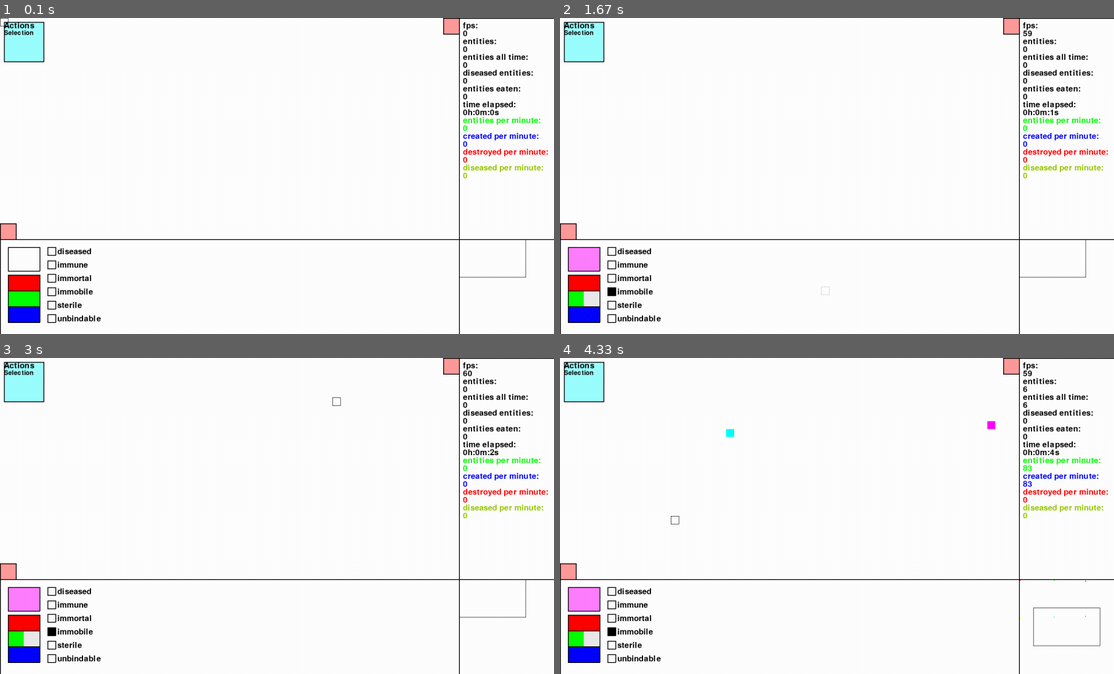
Above: before the commit, frames 1-4 (two rows, left to right).
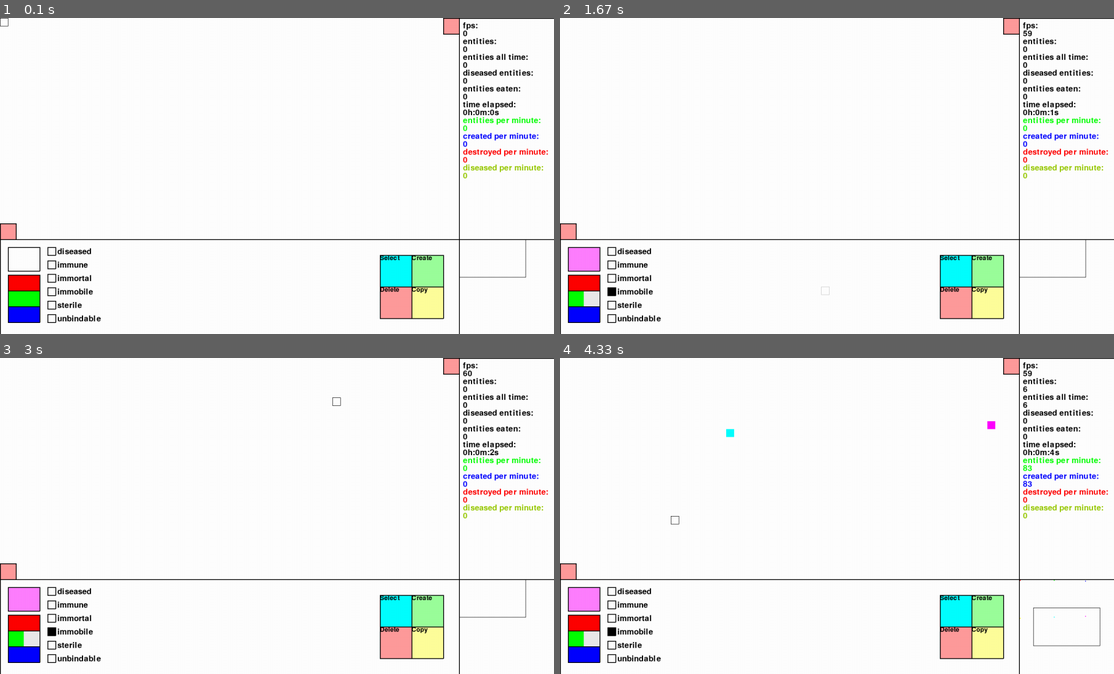
Above: after the commit, the same moments.

Repository: sbwhitt/pygame-life-simulation
Game: pygame game, started from main.py
The game is run twice, just before and just after one commit, with the same random seed, the same clock (stepped at 60 frames per second) and the same inputs.
Inputs (mouse positions are in pixels of both pictures, inside the frame that each line leads up to):
- Up to frame 1 (0.1 s): no input
- Up to frame 2 (1.67 s): press the mouse at (953, 270) at 0.37 s; move the mouse to (886, 179) at 0.47 s; release the mouse at (814, 90) at 0.6 s; tap Enter at 0.67 s; press the mouse at (609, 289) at 1.03 s; move the mouse to (825, 273) at 1.13 s; release the mouse at (1047, 258) at 1.27 s; press the mouse at (582, 299) at 1.37 s; move the mouse to (704, 296) at 1.47 s; release the mouse at (825, 289) at 1.6 s
- Up to frame 3 (3 s): press the mouse at (22, 639) at 1.7 s; move the mouse to (94, 528) at 1.8 s; release the mouse at (171, 418) at 1.93 s; click (5, 572) at 2.05 s; click (5, 664) at 2.38 s; click (332, 399) at 2.72 s
- Up to frame 4 (4.33 s): click (681, 538) at 3.05 s; tap E at 3.33 s; click (1064, 626) at 3.72 s; click (670, 519) at 4.05 s

The runs differ from the first frame. In frame 1, 3.3% of the frame differs, in the area x 0-81%, y 1-96%; in frame 2, 3.3%; in frame 3, 3.3%; in frame 4, 3.3%.

Commit message:
rename action menu and move to bottom panel

Diff:
--- a/src/app.py
+++ b/src/app.py
@@ -12,7 +12,6 @@
 from src.interface.panels.side_panel import SidePanel
 from src.interface.panels.bottom_panel import BottomPanel
 from src.utils.interface_map import InterfaceMap
-from src.interface.components.picker_menu import PickerMenu
 
 '''
 x == width == rect.left
@@ -37,7 +36,6 @@
         self.metrics = Metrics()
         self.side_panel = SidePanel(self.window)
         self.bottom_panel = BottomPanel()
-        self.picker = PickerMenu((0, 0))
 
     def on_init(self) -> None:
         pygame.event.set_allowed([pygame.QUIT, pygame.KEYDOWN, pygame.KEYUP, pygame.MOUSEBUTTONDOWN])
@@ -80,7 +78,6 @@
         self.mouse.render_cursor(self.screen, self.i_map.active)
         self.side_panel.render(self.screen, self.e_man.entities)
         self.bottom_panel.render(self.screen)
-        self.picker.render(self.screen)
         pygame.display.flip()
 
     def on_cleanup(self) -> None:
@@ -117,18 +114,18 @@
         self.metrics.create_tracker("eaten")
 
     def _init_interface_map(self) -> None:
-        # adding action picker menu
-        self.i_map.add_element(self.picker)
-        for o in self.picker.options:
-            self.i_map.add_element(o)
         # adding side panel toggle button
         self.i_map.add_element(self.side_panel.panel_button)
         # adding bottom panel elements
         self.i_map.add_element(self.bottom_panel.panel_button)
         for o in self.bottom_panel.color_picker.options:
             self.i_map.add_element(o)
+        # adding bottom panel entity attribute choices
         for c in self.bottom_panel.choosers:
             self.i_map.add_element(c)
+        # adding action picker menu options
+        for a in self.bottom_panel.actions.options:
+            self.i_map.add_element(a)
         # adding minimap
         self.i_map.add_element(self.side_panel.minimap)
 
@@ -161,7 +158,6 @@
         # left click is 1 here but 0 elsewhere
         # single left click
         if self.i_map.active and button-1 == settings.LEFT_CLICK:
-            self.picker.handle_click(settings.LEFT_CLICK)
             self.side_panel.handle_click(settings.LEFT_CLICK)
             self.bottom_panel.handle_click(settings.LEFT_CLICK)
         # scroll wheel in
@@ -184,7 +180,7 @@
             self.mouse.drag(settings.LEFT_CLICK)
         elif self.mouse.dragging[settings.LEFT_CLICK]:
             shift = (pygame.K_LSHIFT in self.keys or pygame.K_RIGHT in self.keys)
-            self.mouse.execute_left_click(self.picker.selected_option,
+            self.mouse.execute_left_click(self.bottom_panel.actions.selected_option,
                                           self.e_man,
                                           self.bottom_panel.get_attributes(),
                                           shift)
--- /dev/null
+++ b/src/interface/components/action_menu.py
@@ -0,0 +1,84 @@
+import pygame
+import src.utils.utils as utils
+import static.colors as colors
+import static.settings as settings
+from src.interface.text import Text
+from src.interface.interface_element import InterfaceElement
+from src.styles.styles import ActionMenuOptionStyle
+from src.styles.styles import ActionMenuStyle
+
+
+class ActionMenuOption(InterfaceElement):
+    def __init__(self, option: str, pos: tuple, color: pygame.color):
+        style = ActionMenuOptionStyle()
+        style.COLOR = color
+        InterfaceElement.__init__(self, style, pos)
+        self.option = option
+        self.selected = False
+        self.text = Text(settings.FONT_SIZE_SMALLER)
+
+    def render(self, screen: pygame.Surface) -> None:
+        if self.hovering() or self.selected:
+            self.render_hover(screen)
+        else:
+            self.render_transparent(screen)
+            self.render_border(screen)
+        self._render_option_text(screen)
+
+    # helpers
+
+    def _render_option_text(self, screen: pygame.Surface) -> None:
+        self.text.render(screen, self.option, self.pos)
+
+
+# TODO: make this look better
+class ActionMenu(InterfaceElement):
+    def __init__(self, pos: tuple):
+        style = ActionMenuStyle()
+        pos = utils.subtract_twoples(pos, (style.WIDTH, 0))
+        InterfaceElement.__init__(self, style, pos)
+        self.positions = [(0, 0), (1, 0), (0, 1), (1, 1)]
+        self.options = self._build_options()
+        self.selected_option = None if len(self.options) < 1 else self.options[0]
+        self._pick_option(self.selected_option)
+
+    def render(self, screen: pygame.Surface) -> None:
+        self._render_menu_options(screen)
+
+    def handle_click(self, button: int) -> None:
+        if button == settings.LEFT_CLICK:
+            o: ActionMenuOption
+            for o in self.options:
+                if o.hovering():
+                    self._pick_option(o)
+
+    # helpers
+
+    def _render_menu_options(self, screen: pygame.Surface) -> None:
+        o: ActionMenuOption
+        for o in self.options:
+            o.render(screen)
+
+    def _build_options(self) -> list[ActionMenuOption]:
+        ops = []
+        for k, v in settings.ACTION_MENU_OPTIONS.items():
+            if v == "Select":
+                ops.append(self._build_option(v, k, colors.CYAN))
+            if v == "Create":
+                ops.append(self._build_option(v, k, colors.GREEN))
+            if v == "Delete":
+                ops.append(self._build_option(v, k, colors.RED))
+            if v == "Copy":
+                ops.append(self._build_option(v, k, colors.YELLOW))
+        return ops
+
+    def _build_option(self, option: str, offset: int, color: pygame.Color) -> ActionMenuOption:
+        print(self.positions)
+        p_off = utils.multiply_twoples(self.positions[offset], (ActionMenuOptionStyle.WIDTH, ActionMenuOptionStyle.HEIGHT))
+        p_adj = utils.add_twoples(self.pos, p_off)
+        return ActionMenuOption(option, p_adj, color)
+
+    def _pick_option(self, option: ActionMenuOption) -> None:
+        self.selected_option.selected = False
+        self.selected_option = option
+        option.selected = True
--- a/src/interface/components/picker_menu.py
+++ /dev/null
@@ -1,120 +0,0 @@
-import pygame
-import src.utils.utils as utils
-import static.colors as colors
-import static.settings as settings
-from src.interface.text import Text
-from src.interface.interface_element import InterfaceElement
-from src.styles.styles import PickerMenuOptionStyle
-from src.styles.styles import PickerMenuStyle
-
-
-class PickerMenuOption(InterfaceElement):
-    def __init__(self, option: str, pos: tuple, color: pygame.color):
-        style = PickerMenuOptionStyle()
-        style.COLOR = color
-        InterfaceElement.__init__(self, style, pos)
-        self.option = option
-        self.hidden = True
-        self.selected = False
-        self.text = Text(settings.FONT_SIZE_SMALLER)
-
-    def render(self, screen: pygame.Surface) -> None:
-        if self.hovering():
-            self.render_hover(screen)
-        else:
-            self.render_transparent(screen)
-            self.render_border(screen)
-        self._render_option_text(screen)
-
-    # helpers
-
-    def _render_option_text(self, screen: pygame.Surface) -> None:
-        self.text.render(screen, self.option, self.pos)
-
-
-# TODO: make this look better
-class PickerMenu(InterfaceElement):
-    def __init__(self, pos: tuple):
-        InterfaceElement.__init__(self, PickerMenuStyle(), pos)
-        self.menu_open = False
-        self.options = self._build_options([settings.ACTION_MENU_OPTIONS[0],
-                             settings.ACTION_MENU_OPTIONS[1],
-                             settings.ACTION_MENU_OPTIONS[2]])
-        self.selected_option = None if len(self.options) < 1 else self.options[0]
-        self.title_text = Text(settings.FONT_SIZE)
-        self.action_text = Text(settings.FONT_SIZE_SMALLER)
-
-    def render(self, screen: pygame.Surface) -> None:
-        self.style.COLOR = self.selected_option.style.COLOR
-        if self.hovering() or self.menu_open:
-            self.render_hover(screen)
-        else:
-            self.render_transparent(screen)
-            self.render_border(screen)
-        self._render_menu_text(screen)
-        if self.menu_open:
-            self._render_menu_options(screen)
-
-    def handle_click(self, button: int) -> None:
-        # left click picker menu
-            if self._contains_click(button):
-                if not self.menu_open: self.open_menu()
-                else: self.close_menu()
-            # left click picker menu option
-            elif self.menu_open and self._contains_option_click(button):
-                self.close_menu()
-
-    def open_menu(self) -> None:
-        self.menu_open = True
-        o: PickerMenuOption
-        for o in self.options: o.hidden = False
-
-    def close_menu(self) -> None:
-        self.menu_open = False
-        o: PickerMenuOption
-        for o in self.options: o.hidden = True
-
-    # helpers
-
-    def _contains_click(self, button: int) -> bool:
-        if button == settings.LEFT_CLICK:
-            return self.hovering()
-
-    def _contains_option_click(self, button: int) -> bool:
-        if button == settings.LEFT_CLICK:
-            o: PickerMenuOption
-            for o in self.options:
-                if o.hovering():
-                    self._pick_option(o)
-                    return True
-        return False
-
-    def _render_menu_options(self, screen: pygame.Surface) -> None:
-        if not self.menu_open:
-            return
-        o: PickerMenuOption
-        for o in self.options:
-            o.render(screen)
-
-    def _render_menu_text(self, screen: pygame.Surface) -> None:
-        self.title_text.render(screen, "Actions", self.pos)
-        self.action_text.render(screen, self.selected_option.option, utils.add_twoples(self.pos, (0, settings.FONT_SIZE)))
-
-    def _build_options(self, options: list[str]) -> list[PickerMenuOption]:
-        ops = []
-        for i in range(len(options)):
-            if settings.ACTION_MENU_OPTIONS[i] == "Selection":
-                ops.append(self._build_option(options[i], i, colors.CYAN))
-            if settings.ACTION_MENU_OPTIONS[i] == "Creation":
-                ops.append(self._build_option(options[i], i, colors.GREEN))
-            if settings.ACTION_MENU_OPTIONS[i] == "Deletion":
-                ops.append(self._build_option(options[i], i, colors.RED))
-        return ops
-
-    def _build_option(self, option: str, offset: int, color: pygame.Color) -> PickerMenuOption:
-        y_off = self.style.HEIGHT + (self.style.WIDTH*offset)
-        p_adj = utils.add_twoples(self.pos, (0, y_off))
-        return PickerMenuOption(option, p_adj, color)
-
-    def _pick_option(self, option: PickerMenuOption) -> None:
-        self.selected_option = option
--- a/src/interface/mouse.py
+++ b/src/interface/mouse.py
@@ -6,7 +6,7 @@
 from src.styles.styles import MouseCursorStyle
 from src.entities.entity_manager import EntityManager
 from src.interface.window import Window
-from src.interface.components.picker_menu import PickerMenuOption
+from src.interface.components.action_menu import ActionMenuOption
 
 
 class Cursor(InterfaceElement):
@@ -65,7 +65,7 @@
         elif button == settings.RIGHT_CLICK:
             self.window.move(self._get_drag_dir(settings.RIGHT_CLICK))
 
-    def execute_left_click(self, menu_option: PickerMenuOption, e_man: EntityManager, atts: dict, shift: bool=False) -> None:
+    def execute_left_click(self, menu_option: ActionMenuOption, e_man: EntityManager, atts: dict, shift: bool=False) -> None:
         # selection
         if menu_option.option == settings.ACTION_MENU_OPTIONS[0]:
             self.select(e_man, shift)
--- a/src/interface/panels/bottom_panel.py
+++ b/src/interface/panels/bottom_panel.py
@@ -10,6 +10,7 @@
 from src.interface.text import Text
 from src.interface.components.chooser import Chooser
 from src.styles.styles import ChooserStyle
+from src.interface.components.action_menu import ActionMenu
 
 
 class BottomPanel(InterfaceElement):
@@ -22,6 +23,7 @@
         self.color_picker = ColorPicker(self.pos)
         self.text = Text(font_size=settings.FONT_SIZE)
         self.choosers = self._build_choosers()
+        self.actions = ActionMenu(utils.add_twoples(self.pos, (self.style.WIDTH, 0)))
 
     def render(self, screen: pygame.Surface) -> None:
         if self.panel_open:
@@ -30,6 +32,7 @@
             self.color_picker.render(screen)
             for c in self.choosers:
                 c.render(screen)
+            self.actions.render(screen)
         self.panel_button.render(screen, self.panel_open)
 
     def handle_click(self, button: int) -> None:
@@ -38,7 +41,10 @@
                 self.toggle_panel()
         self.color_picker.handle_click(button)
         for c in self.choosers:
-            c.handle_click(button)
+            if button == settings.LEFT_CLICK and c.hovering():
+                c.handle_click(settings.LEFT_CLICK)
+        if button == settings.LEFT_CLICK and self.actions.hovering():
+            self.actions.handle_click(settings.LEFT_CLICK)
 
     def toggle_panel(self) -> None:
         self.panel_open = not self.panel_open
@@ -46,10 +52,12 @@
             self.panel_button.pos = utils.subtract_twoples(self.pos, (0, PanelButtonStyle.HEIGHT))
             self.color_picker.toggle_hide()
             self._toggle_hide_choosers()
+            self._toggle_hide_actions()
         else:
             self.panel_button.pos = (0, settings.WINDOW_HEIGHT-self.panel_button.style.HEIGHT)
             self.color_picker.toggle_hide()
             self._toggle_hide_choosers()
+            self._toggle_hide_actions()
 
     def get_attributes(self) -> dict:
         atts = {}
@@ -64,6 +72,10 @@
         for c in self.choosers:
             c.hidden = not c.hidden
 
+    def _toggle_hide_actions(self) -> None:
+        for a in self.actions.options:
+            a.hidden = not a.hidden
+
     def _build_choosers(self) -> list[Chooser]:
         c = []
         for k, v in settings.CHOOSER_OPTIONS.items():
--- a/src/styles/styles.py
+++ b/src/styles/styles.py
@@ -21,18 +21,15 @@
     ALPHA = 0
 
 @dataclass
-class PickerMenuOptionStyle(Style):
+class ActionMenuOptionStyle(Style):
     WIDTH = 80
     HEIGHT = 80
-    COLOR = colors.RED
-    MARGIN = (10, 10)
+    MARGIN = (40, 40)
 
 @dataclass
-class PickerMenuStyle(Style):
-    WIDTH = 100
-    HEIGHT = 100
-    COLOR = colors.GRAY
-    MARGIN = (10, 10)
+class ActionMenuStyle(Style):
+    WIDTH = 240
+    HEIGHT = 240
 
 @dataclass
 class ColorPickerStyle(Style):
--- a/src/utils/utils.py
+++ b/src/utils/utils.py
@@ -10,6 +10,10 @@
 def subtract_twoples(t1: tuple, t2: tuple) -> tuple:
     '''Returns difference of two element tuples'''
     return (t1[0] - t2[0], t1[1] - t2[1]) if len(t1) == len(t2) == 2 else None
+
+def multiply_twoples(t1: tuple, t2: tuple) -> tuple:
+    '''Returns product of two element tuples ( ex. (x1, x2) * (y1, y2) = (x1*y1, y1*y2) )'''
+    return (t1[0] * t2[0], t1[1] * t2[1]) if len(t1) == len(t2) == 2 else None
 
 def multiply_twople_by_constant(t1: tuple, const: int) -> tuple:
     '''Returns two element tuple with all elements multiplied by given constant'''
--- a/static/settings.py
+++ b/static/settings.py
@@ -12,7 +12,7 @@
 FONT_SIZE_SMALLER = 16
 
 # menu options
-ACTION_MENU_OPTIONS = {0: "Selection", 1: "Creation", 2: "Deletion"}
+ACTION_MENU_OPTIONS = {0: "Select", 1: "Create", 2: "Delete", 3: "Copy"}
 COLOR_PICKER_OPTIONS = {0: "Red", 1: "Green", 2: "Blue"}
 CHOOSER_OPTIONS = {0: "diseased", 1: "immune", 2: "immortal", 3: "immobile", 4: "sterile", 5: "unbindable"}
 
